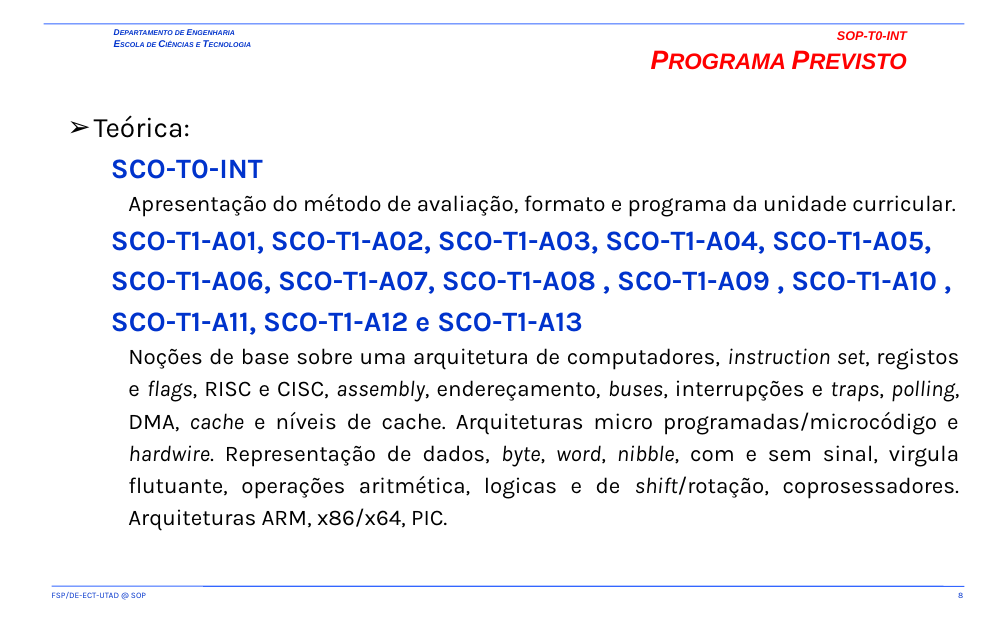
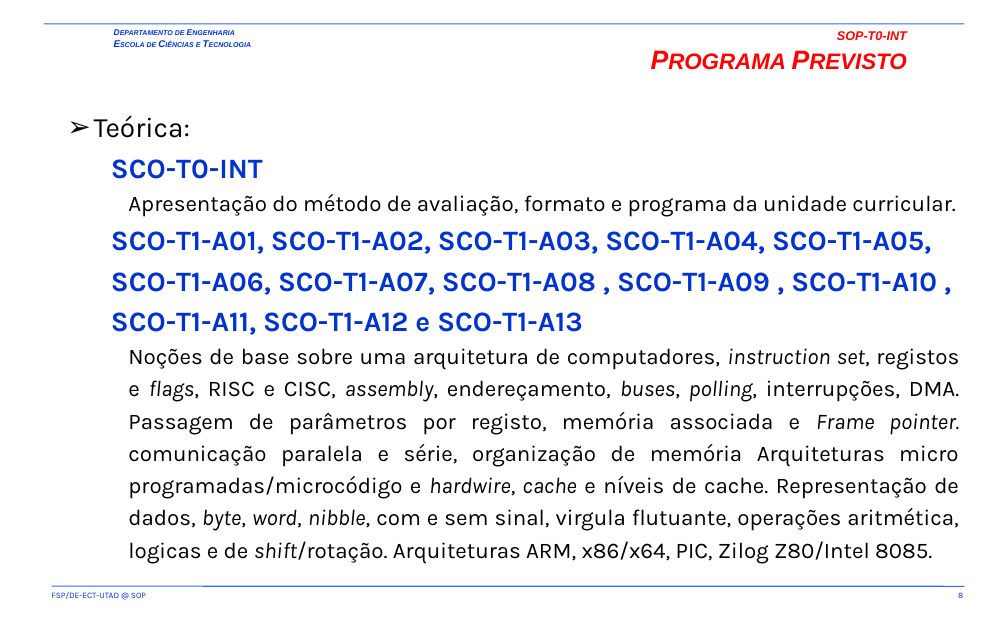
Before and after one commit to fsp864/UTAD-SCO, a slide deck: slide 8 of aulas/t/SCO-T0-INT.pptx. Drawn at 1008x630 pixels with LibreOffice and Linux fonts; fonts in the diff are those of the drawing; background and template pictures are left out. Boxes give left, top, right and bottom in pixels: in the first picture for what was removed or moved away, otherwise in the second. Text is boxed around its words. In the diff, an @@ line names an element or a change of style, - is before the commit and + after.

Commit message:
updates

```diff
--- a/aulas/t/SCO-T0-INT.pptx
+++ b/aulas/t/SCO-T0-INT.pptx
@@ text at box(128, 348, 959, 564): text changed @@
-    Noções de base sobre uma arquitetura de computadores, instruction set, registos e flags, RISC e CISC, assembly, endereçamento, buses, interrupções e traps, polling, DMA, cache e níveis de cache. Arquiteturas micro programadas/microcódigo e hardwire. Representação de dados, byte, word, nibble, com e sem sinal, virgula flutuante, operações aritmética, logicas e de shift/rotação, coprosessadores. Arquiteturas ARM, x86/x64, PIC.
+    Noções de base sobre uma arquitetura de computadores, instruction set, registos e flags, RISC e CISC, assembly, endereçamento, buses, polling, interrupções, DMA. Passagem de parâmetros por registo, memória associada e Frame pointer. comunicação paralela e série, organização de memória Arquiteturas micro programadas/microcódigo e hardwire, cache e níveis de cache. Representação de dados, byte, word, nibble, com e sem sinal, virgula flutuante, operações aritmética, logicas e de shift/rotação. Arquiteturas ARM, x86/x64, PIC, Zilog Z80/Intel 8085.
```
Also in this commit, not shown: 1 other slide changed, 1 slide removed.
